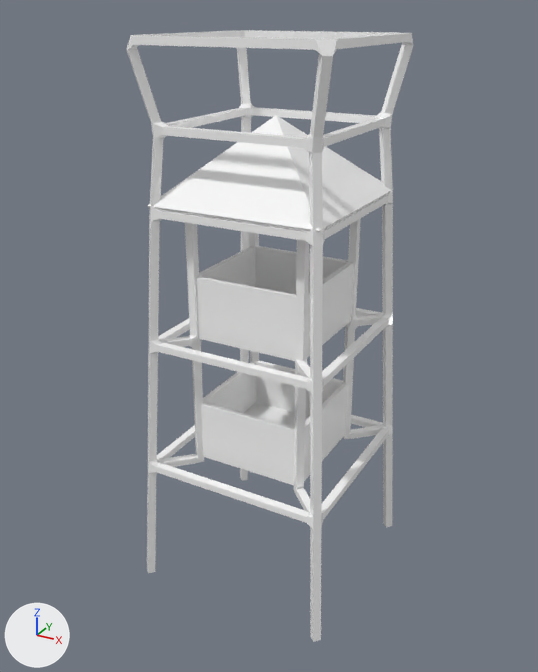
An edit to the FBX model Assets/Graphics/_Models/Environment/Exterior/PicduMidi/PicduMidi_Torre_Vigilancia_01.fbx, drawn before and after from the same camera.
The view is the same before and after, from a 50 mm camera at (144.2, -30.3, 26.8) aimed at (128.6, -1.9, 12.6). The axes (+X, +Y, +Z) are drawn at lower left. The lights are the same throughout. Where no turn or scale is listed for an object, it has been applied to the vertices.

In view in the first picture: 'Torre_vigilancia'.
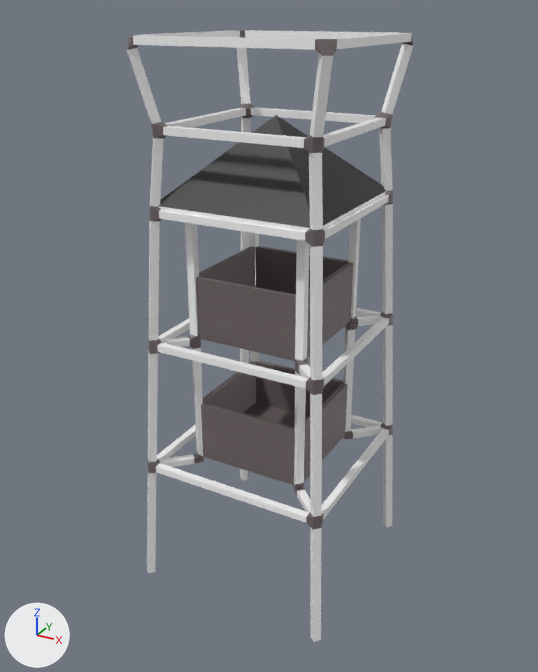
Pixel boxes (x1, y1, x2, y2) of what changed, in the pictures (538 x 672 px):
part 1 of me_cubo_006, cut back
    before: (126, 30, 413, 642)
    after: (158, 191, 386, 490)
part 2 of me_cubo_006, recoloured
    both: (127, 30, 413, 530)
part 3 of me_cubo_006, recoloured (white to grey)
    before: (148, 115, 391, 231)
    after: (159, 115, 387, 228)

Edits to the bpy script that builds the scene:
```text
Add mat_paredes:
    mat_paredes = principled_material('Paredes')
    mat_paredes.base_color = (0.163, 0.132, 0.132)  # grey #706666
Add mat_tejado:
    mat_tejado = principled_material('Tejado')
    mat_tejado.base_color = (0.0254, 0.0254, 0.0254)  # black #2c2c2c
Change me_cubo_006:
    used by ob_torre_vigilancia; location = (128.79, -1.66, 2.99)
    remove me_cubo_006.from_pydata(...)  # 3689 vertices, 3736 faces; spans x -5.0..5.0, y -5.0..5.0, z -2.9..22.8
    add me_cubo_006.from_pydata(...)  # 473 vertices, 521 faces; spans x -5.0..5.0, y -5.0..5.0, z -2.9..22.8
    me_cubo_006 part 1: 4 vertices moved from x -4.0..4.0, y -4.0..4.0, z 16.2 to x -3.8..3.8, y -3.8..3.8, z 16.2; 3224 vertices removed from x -5.0..5.0, y -5.0..5.0, z -2.6..22.8; 8 vertices added at x -2.9..2.9, y -2.9..-2.5, z 3.6..3.8
    me_cubo_006 part 2: 267 faces spanning x -4.7..4.7, y -4.7..4.7, z 3.1..22.8 switch from mat_chapa_blanca (white #ffffff) to mat_paredes (grey #706666)
    me_cubo_006 part 3: 4 faces spanning x -3.8..3.8, y -3.8..3.8, z 16.2..19.7 switch from mat_chapa_blanca (white #ffffff) to mat_tejado (black #2c2c2c)
```
